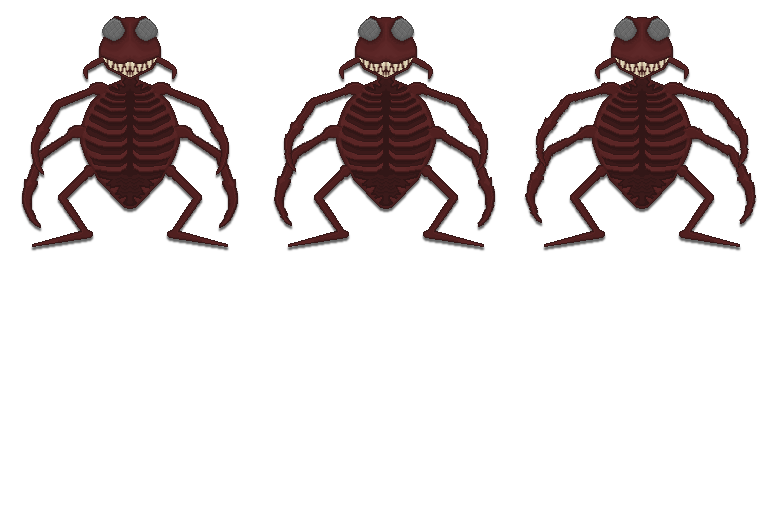
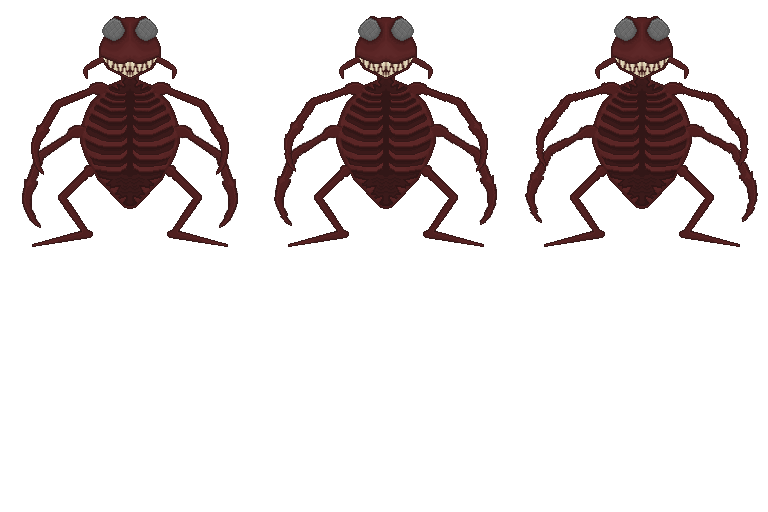
Before/after of a (768, 512) layered artwork. What changed in the layer stack:
painted on "Middle Legs" over left=426, top=124, right=758, bottom=228
removed layer "all" over left=21, top=26, right=756, bottom=247
removed layer "Drop Shadow" (was 60%) over left=20, top=26, right=758, bottom=252
